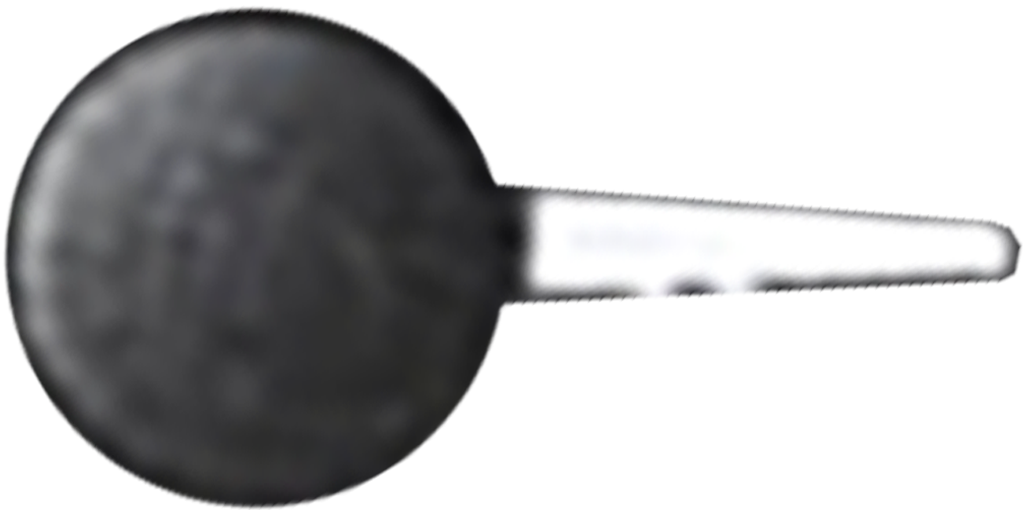
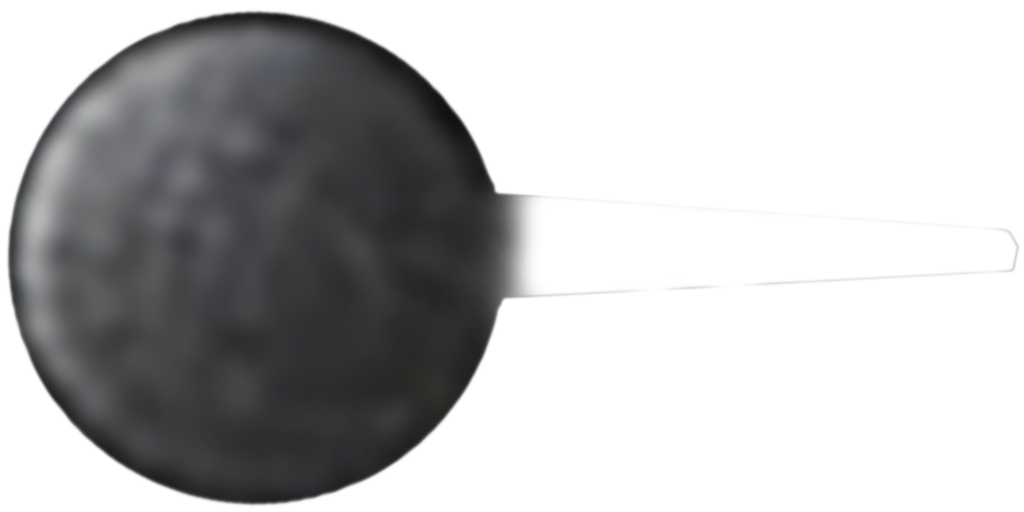
Before/after of a (1024, 512) layered artwork. What changed in the layer stack:
painted on "Слой 5" over [3, 5, 1023, 510]
